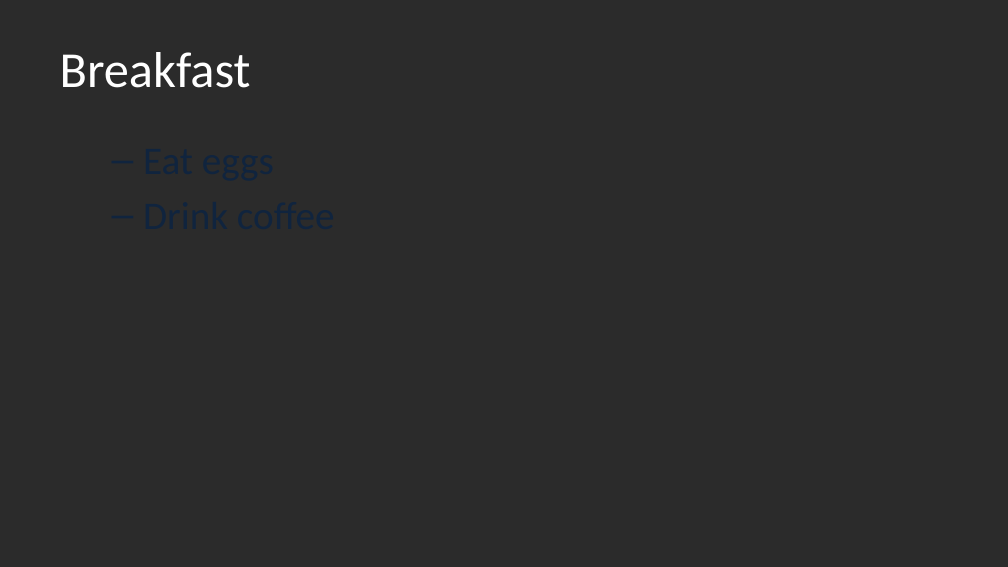
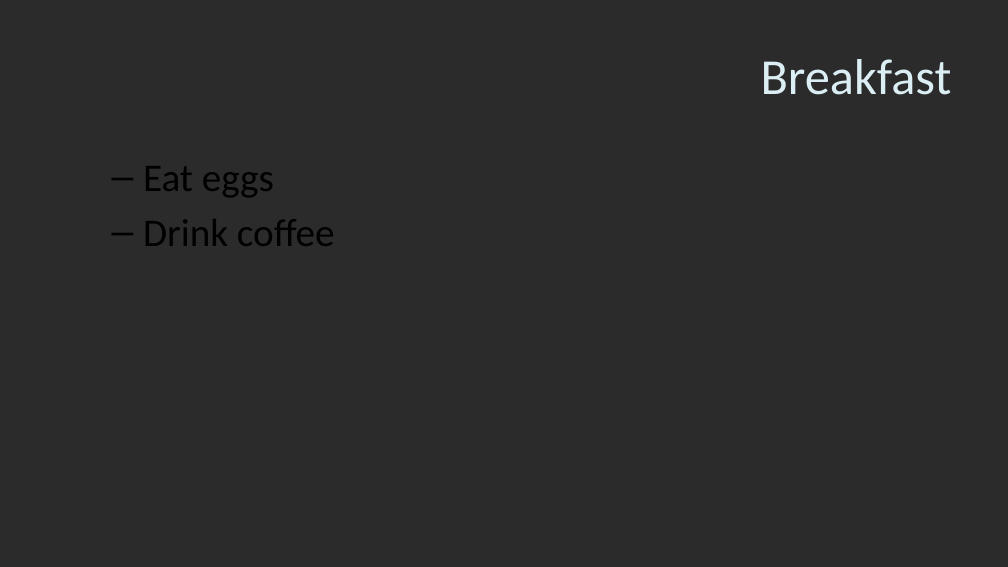
Before and after one commit to Aman9das/FinalSemStatProject2022, a slide deck: slide 4 of Formal/Prototype_Presentation.pptx. Drawn at 1008x567 pixels with LibreOffice and Linux fonts; fonts in the diff are those of the drawing; background and template pictures are left out; a plain dark background stands for a picture behind light text. Boxes give left, top, right and bottom in pixels: in the first picture for what was removed or moved away, otherwise in the second. Text is boxed around its words. In the diff, an @@ line names an element or a change of style, - is before the commit and + after.

```diff
--- a/Formal/Prototype_Presentation.pptx
+++ b/Formal/Prototype_Presentation.pptx
@@ title "Breakfast" moved from (x1=60, y1=52, x2=251, y2=88) to (x1=761, y1=59, x2=952, y2=95) @@
@@ title "Breakfast" at (x1=761, y1=59, x2=952, y2=95): text colour #FFFFFF to #DBEEF4; alignment left to right @@
@@ text "Eat eggs" moved from (x1=51, y1=130, x2=961, y2=527) to (x1=143, y1=166, x2=335, y2=246) @@
@@ text "Eat eggs" at (x1=143, y1=166, x2=335, y2=246): text colour #0F243E to #000000 @@
```
Also in this commit, not shown: 7 other slides changed, 7 other files.
